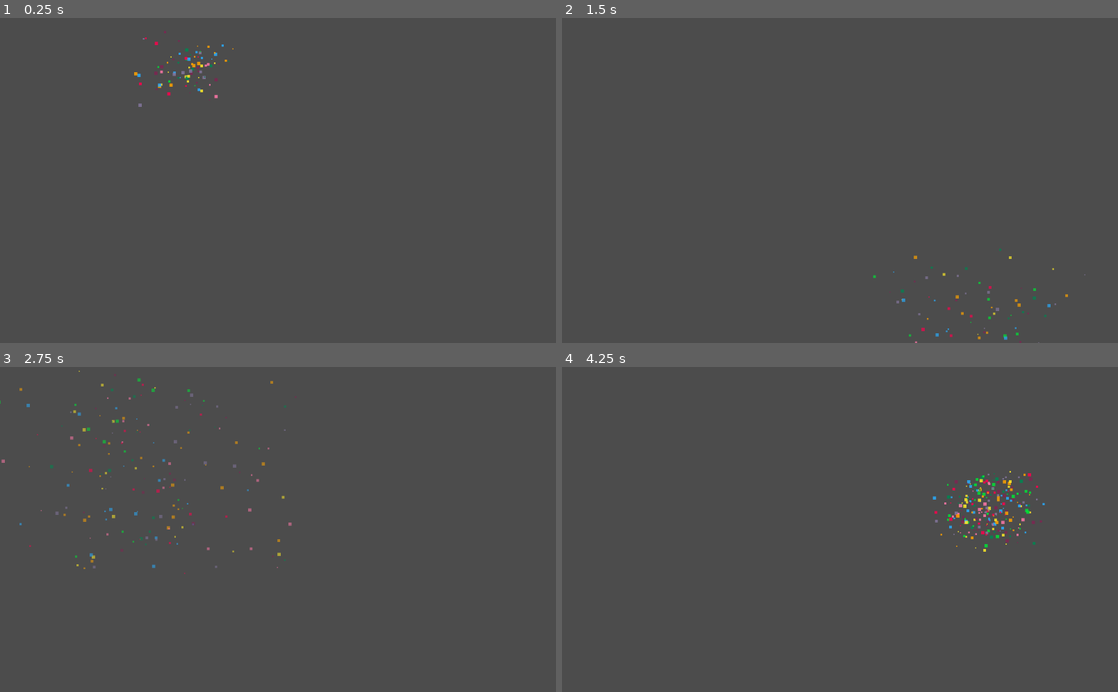
Above: before the commit, frames 1-4 (two rows, left to right).
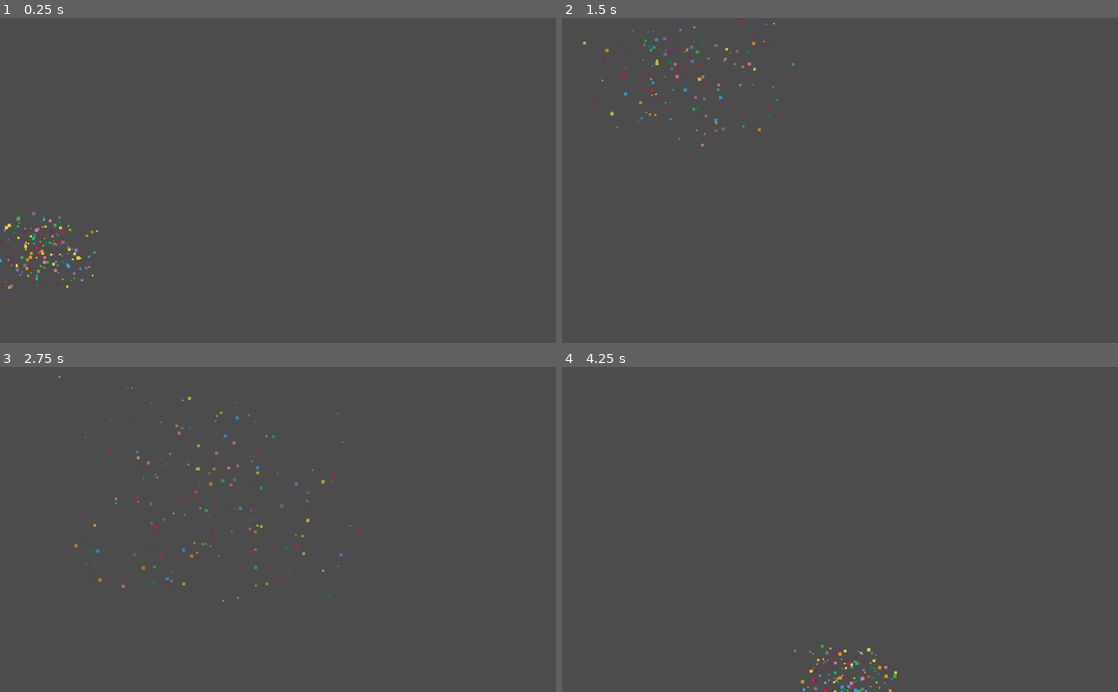
Above: after the commit, the same moments.

Repository: hiulit/Godot-3-2D-Fake-Confetti-Particles
Game: Godot game, scene res://fakeConfettiParticles.tscn
The game is run twice, just before and just after one commit, with the same random seed, the same clock (stepped at 60 frames per second) and the same inputs. Before the commit the project starts from res://fake-confetti-particles.tscn.
Inputs:
- Up to frame 1 (0.25 s): no input
- Up to frame 2 (1.5 s): no input
- Up to frame 3 (2.75 s): no input
- Up to frame 4 (4.25 s): no input

The runs differ from the first frame. In frame 1, 0.8% of the frame differs, in the area x 0-42%, y 4-84%; in frame 2, 0.7%; in frame 3, 1.2%, in the area x 0-66%, y 1-73%; in frame 4, 1.1%.

Commit message:
Changed file name

Diff:
--- a/fake-confetti-particles.tscn
+++ /dev/null
@@ -1,6 +0,0 @@
-[gd_scene load_steps=2 format=2]
-
-[ext_resource path="res://fake-confetti-particles.gd" type="Script" id=1]
-
-[node name="fake-confetti-particles" type="Node2D"]
-script = ExtResource( 1 )
--- a/fake-confetti-particles.gd
+++ b/fakeConfettiParticles.gd
@@ -3,11 +3,9 @@
 
 ## If `true`, particles are being emitted.
 export (bool) var emitting = false setget _set_emitting
-## The type of particles.
-##
-## Can be:
-## - `Square (0)`.
-## - `Circle (1)`.
+## The type of particles:
+## - `0 (Square)`.
+## - `1 (Circle)`.
 export (int, "Square", "Circle") var type = 0
 ## The number of particles.
 export (int) var amount = 150
--- /dev/null
+++ b/fakeConfettiParticles.tscn
@@ -0,0 +1,6 @@
+[gd_scene load_steps=2 format=2]
+
+[ext_resource path="res://fakeConfettiParticles.gd" type="Script" id=1]
+
+[node name="fakeConfettiParticles" type="Node2D"]
+script = ExtResource( 1 )
--- a/project.godot
+++ b/project.godot
@@ -12,7 +12,7 @@
 
 config/name="Godot 3 2D Fake Confetti Particles"
 config/description="A script to simulate confetti particles 🎉."
-run/main_scene="res://fake-confetti-particles.tscn"
+run/main_scene="res://fakeConfettiParticles.tscn"
 config/icon="res://icon.png"
 config/version="1.0.0"
 
Renamed: examples/fake-confetti-particles-example.gif -> examples/fake_confetti_particles_example.gif
Renamed: examples/fake-confetti-particles-parameters.png -> examples/fake_confetti_particles_parameters.png
Not shown, changed: README.md
